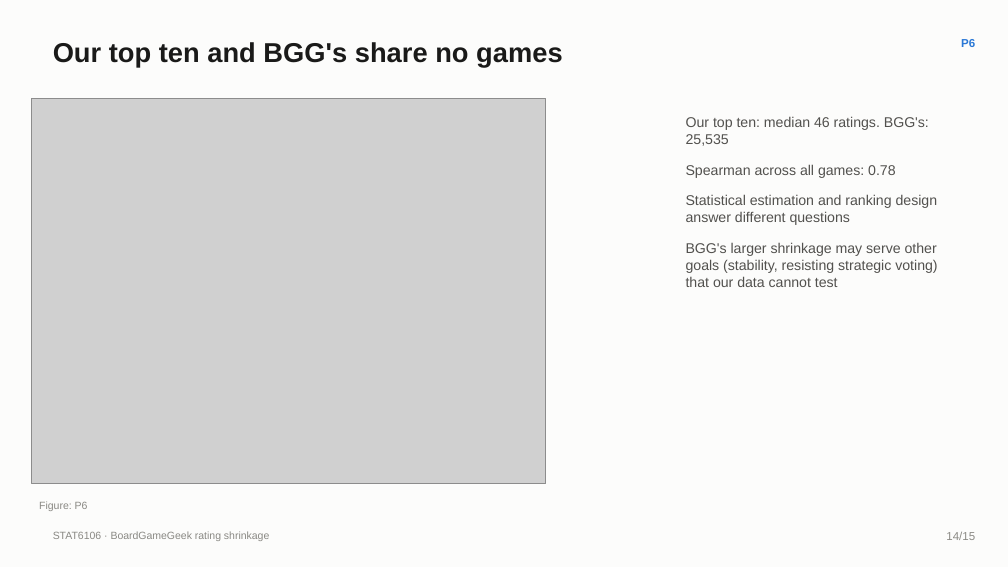
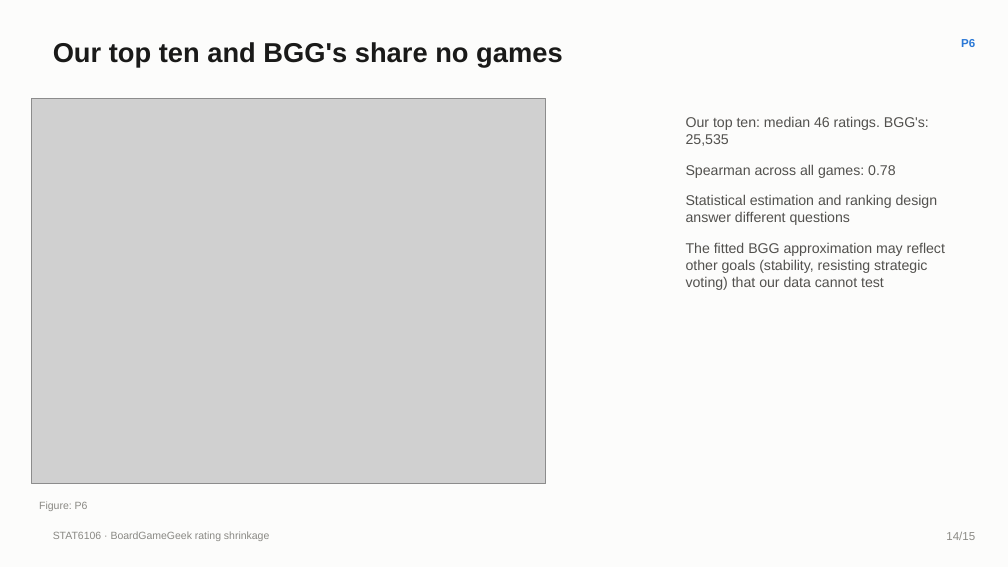
Before and after one commit to iwanttosleeeep/bayesian-boardgame-ratings, a slide deck: slide 14 of slides/Group_deck_draft.pptx. Drawn at 1008x567 pixels with LibreOffice and Linux fonts; fonts in the diff are those of the drawing; grey boxes stand for pictures. Boxes give left, top, right and bottom in pixels: in the first picture for what was removed or moved away, otherwise in the second. Text is boxed around its words. In the diff, an @@ line names an element or a change of style, - is before the commit and + after.

Commit message:
docs: align group deck wording and record reproduction validation

```diff
--- a/slides/Group_deck_draft.pptx
+++ b/slides/Group_deck_draft.pptx
@@ text at [686, 242, 945, 290]: text changed @@
-BGG's larger shrinkage may serve other goals (stability, resisting strategic voting) that our data cannot test
+The fitted BGG approximation may reflect other goals (stability, resisting strategic voting) that our data cannot test
```
Also in this commit, not shown: 5 other slides changed, 6 other files.
